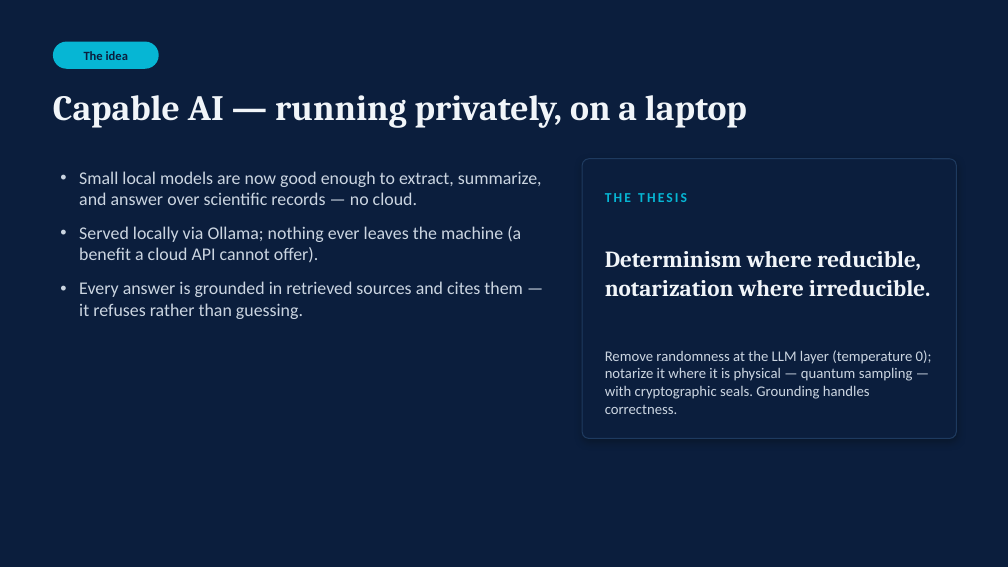
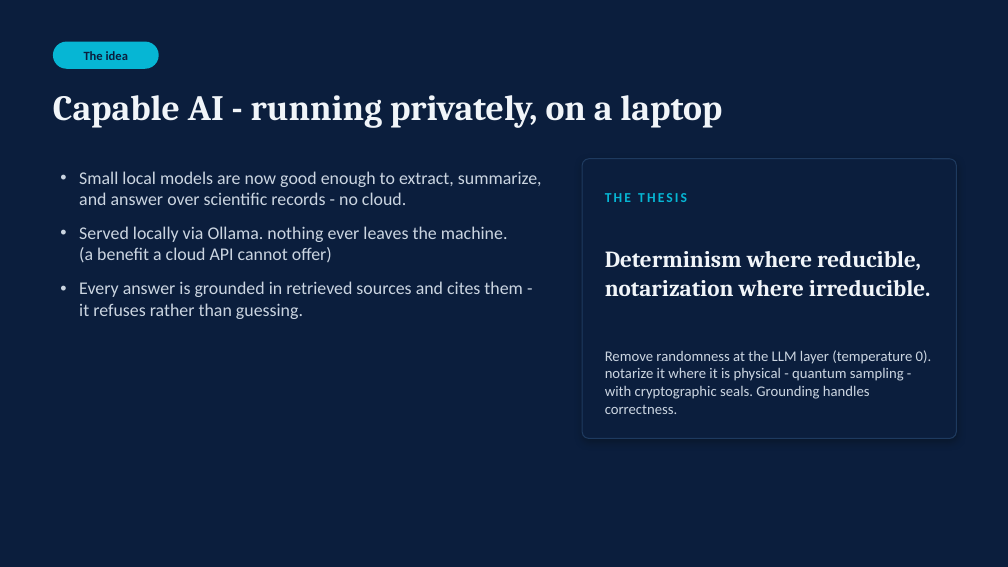
Before and after one commit to doron66-collab/lili2014, a slide deck: slide 3 of ist362_copilot/presentation/SOLANGE_Copilot_presentation.pptx. Drawn at 1008x567 pixels with LibreOffice and Linux fonts; fonts in the diff are those of the drawing. Boxes give left, top, right and bottom in pixels: in the first picture for what was removed or moved away, otherwise in the second. Text is boxed around its words. In the diff, an @@ line names an element or a change of style, - is before the commit and + after.

```diff
--- a/ist362_copilot/presentation/SOLANGE_Copilot_presentation.pptx
+++ b/ist362_copilot/presentation/SOLANGE_Copilot_presentation.pptx
@@ text at (53, 95, 722, 128): text changed @@
-Capable AI — running privately, on a laptop
+Capable AI - running privately, on a laptop
@@ text at (79, 171, 542, 319): text changed @@
-• Small local models are now good enough to extract, summarize, and answer over scientific records — no cloud.
-• Served locally via Ollama; nothing ever leaves the machine (a benefit a cloud API cannot offer).
-• Every answer is grounded in retrieved sources and cites them — it refuses rather than guessing.
+• Small local models are now good enough to extract, summarize, and answer over scientific records - no cloud.
+• Served locally via Ollama. nothing ever leaves the machine. (a benefit a cloud API cannot offer)
+• Every answer is grounded in retrieved sources and cites them - it refuses rather than guessing.
@@ text at (605, 350, 932, 414): text changed @@
-Remove randomness at the LLM layer (temperature 0); notarize it where it is physical — quantum sampling — with cryptographic seals. Grounding handles correctness.
+Remove randomness at the LLM layer (temperature 0). notarize it where it is physical - quantum sampling - with cryptographic seals. Grounding handles correctness.
```
Also in this commit, not shown: 10 other slides changed.
